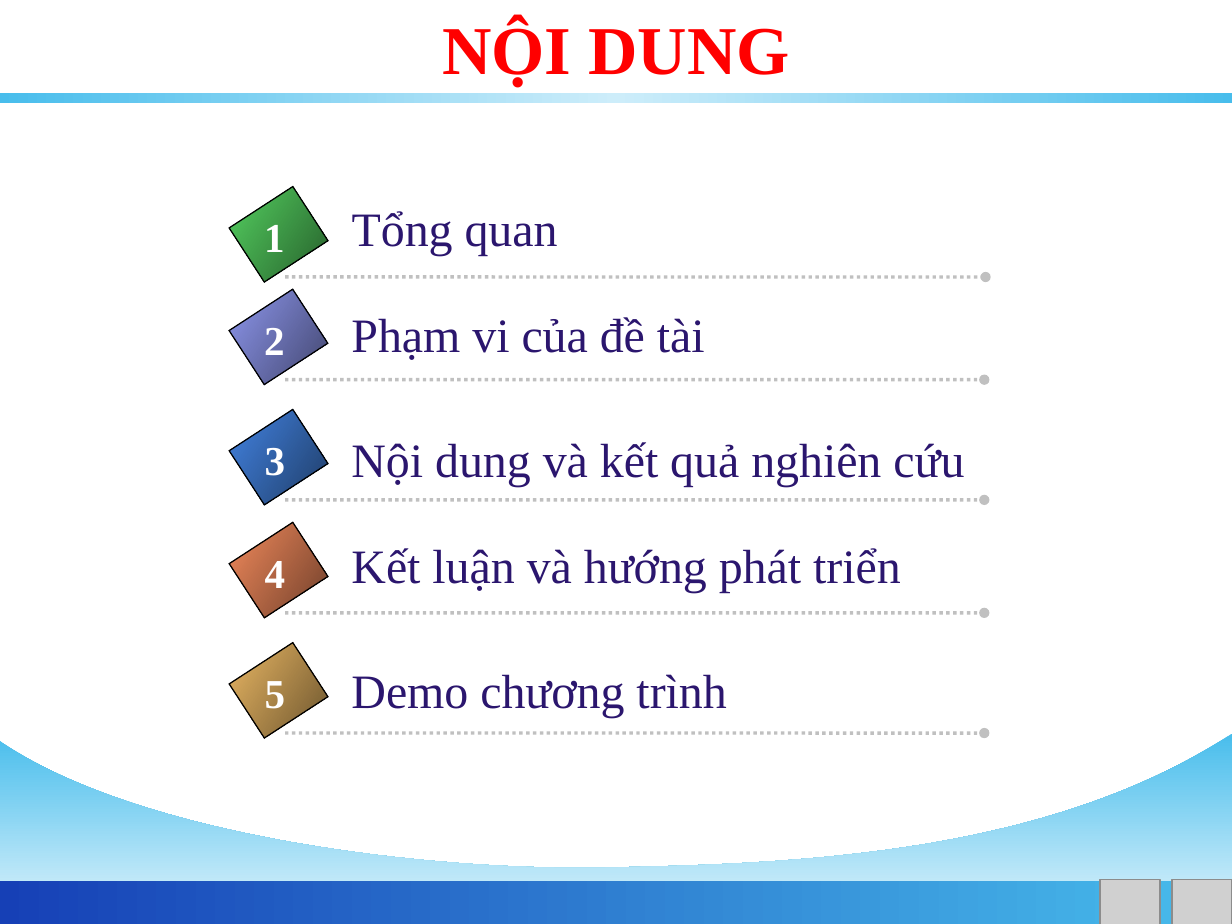
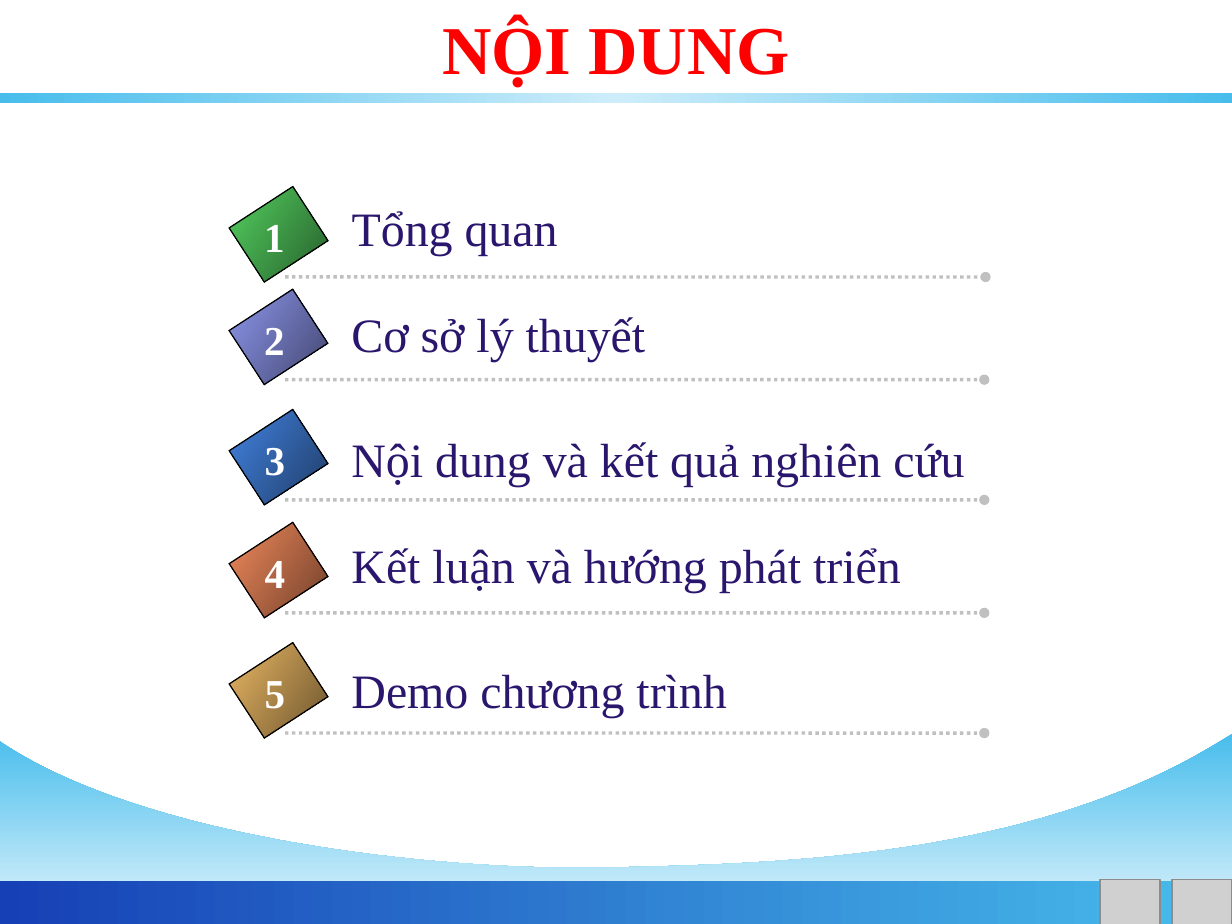
Before and after one commit to phamngsinh/cantho-webgis, a slide deck: slide 2 of Document/Bao Cao/BaoCaoLuanVan.ppt. Drawn at 1232x924 pixels with LibreOffice and Linux fonts; fonts in the diff are those of the drawing; grey boxes stand for pictures; background and template pictures are left out. Boxes give left, top, right and bottom in pixels: in the first picture for what was removed or moved away, otherwise in the second. Text is boxed around its words. In the diff, an @@ line names an element or a change of style, - is before the commit and + after.

```diff
--- a/Document/Bao Cao/BaoCaoLuanVan.ppt
+++ b/Document/Bao Cao/BaoCaoLuanVan.ppt
@@ text at (351,317,646,362): text changed @@
-Phạm vi của đề tài
+Cơ sở lý thuyết
```
Also in this commit, not shown: 9 other slides changed, 2 slides added, 1 slide removed.
